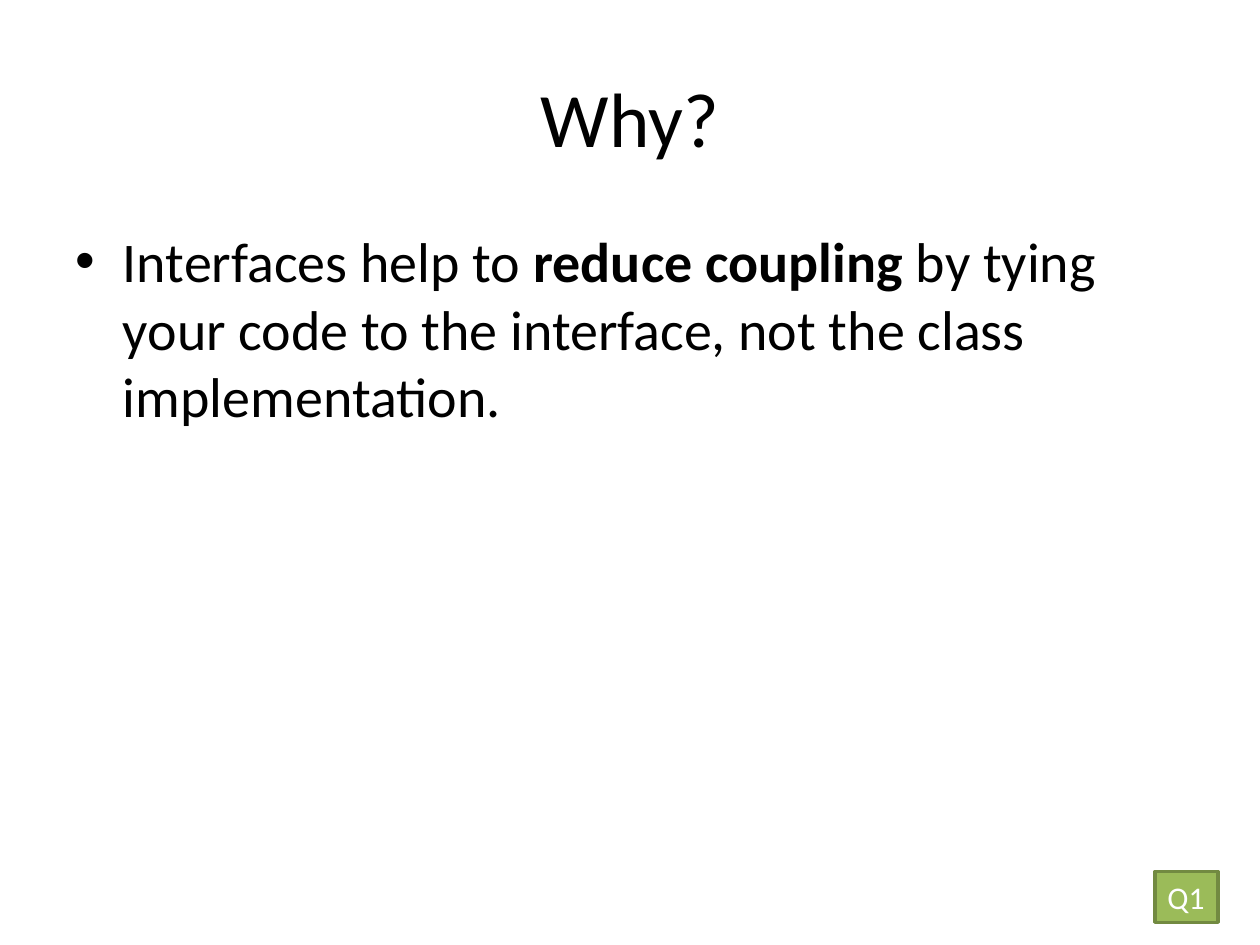
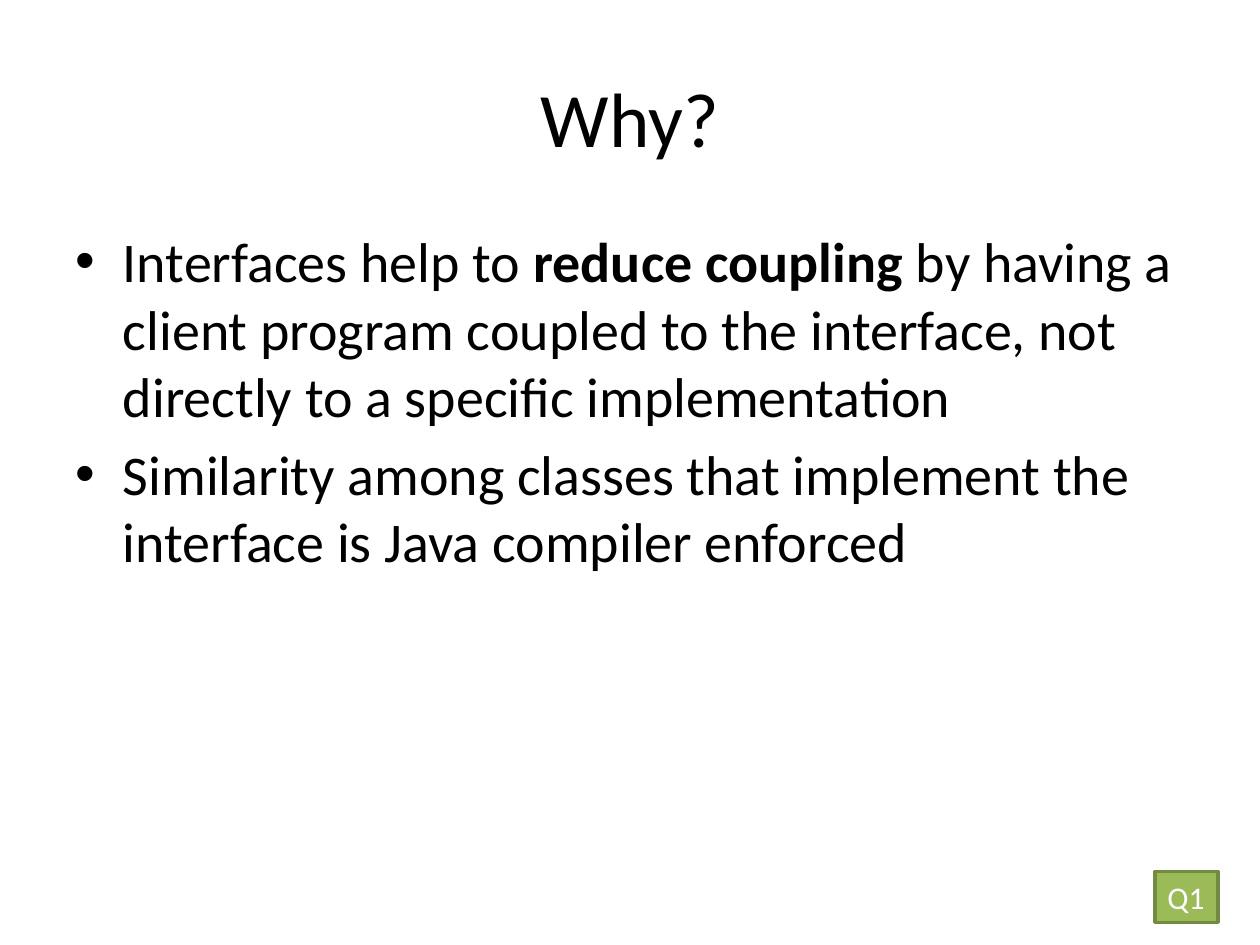
Before and after one commit to RHIT-CSSE/csse220, a slide deck: slide 9 of ClassMaterials/Interfaces/Slides/Interfaces.pptx. Drawn at 1260x945 pixels with LibreOffice and Linux fonts; fonts in the diff are those of the drawing. Boxes give left, top, right and bottom in pixels: in the first picture for what was removed or moved away, otherwise in the second. Text is boxed around its words. In the diff, an @@ line names an element or a change of style, - is before the commit and + after.

```diff
--- a/ClassMaterials/Interfaces/Slides/Interfaces.pptx
+++ b/ClassMaterials/Interfaces/Slides/Interfaces.pptx
@@ text at (123, 242, 1172, 571): text changed @@
-• Interfaces help to reduce coupling by tying your code to the interface, not the class implementation.
+• Interfaces help to reduce coupling by having a client program coupled to the interface, not directly to a specific implementation
+• Similarity among classes that implement the interface is Java compiler enforced
```
Also in this commit, not shown: 19 other slides changed, 4 slides added, 3 slides removed.
